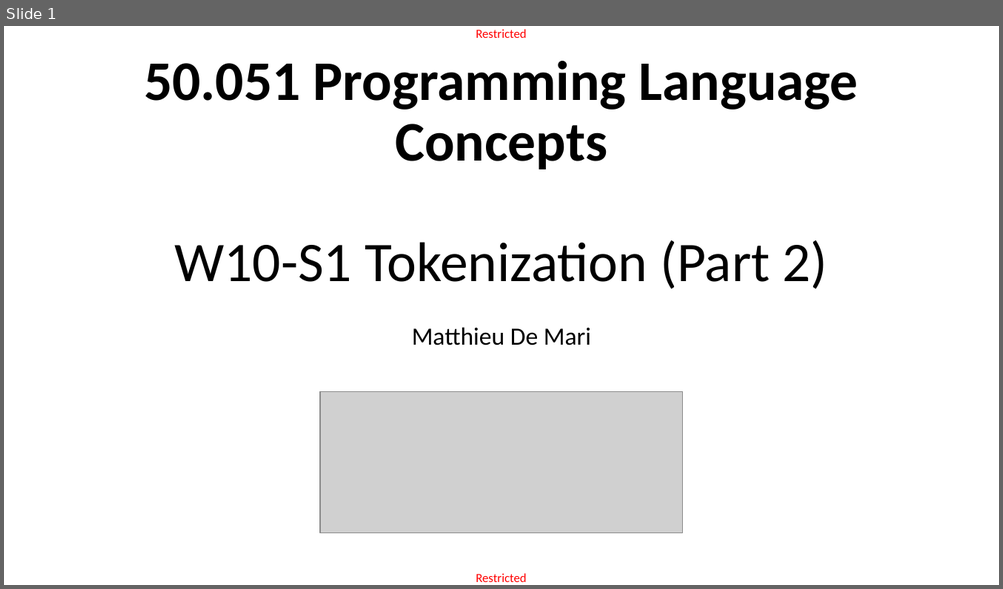
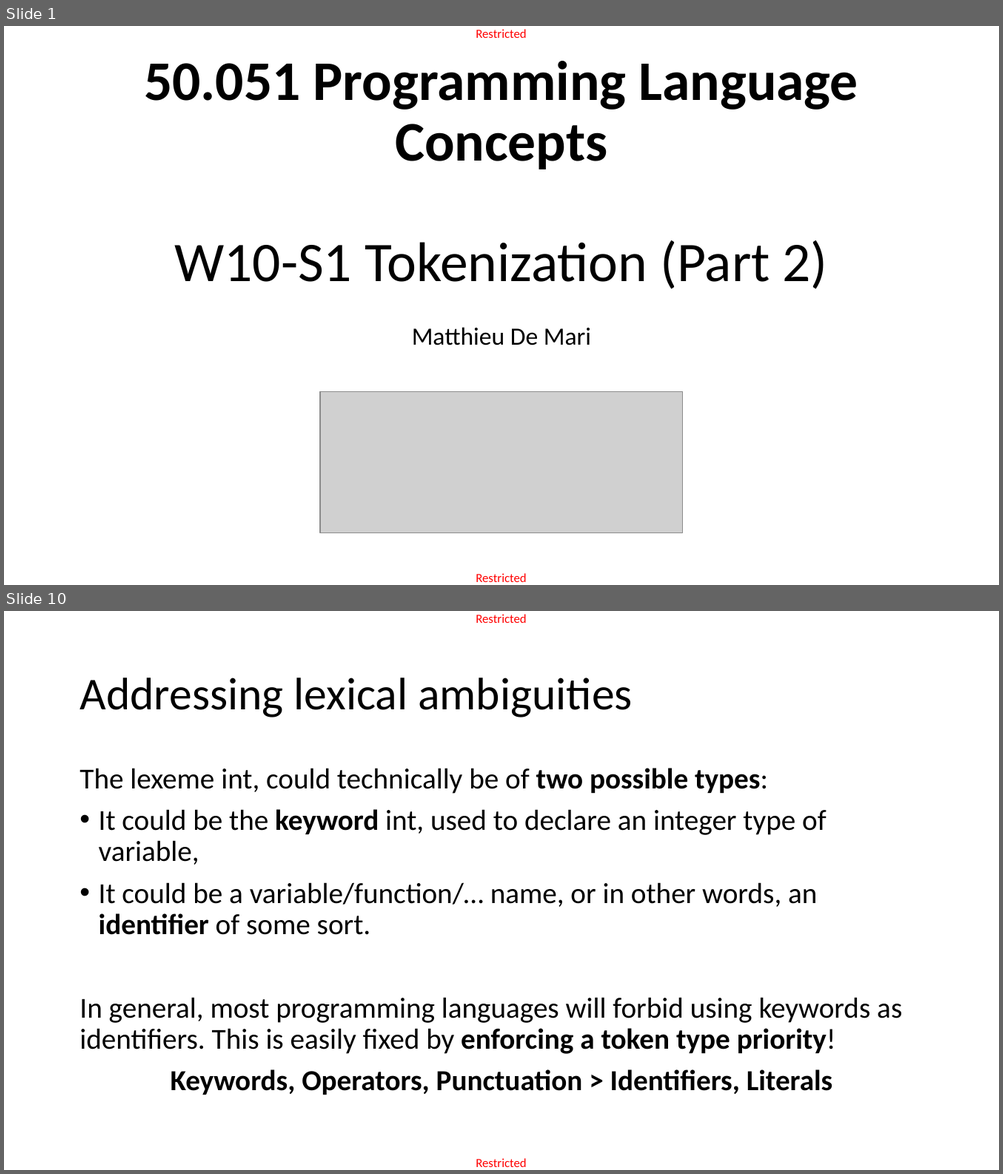
Before and after one commit to matthieudemari/SUTD_PLC_50_051, a slide deck: W10/W10S1/W10S1.pptx. Shown one above the other, each under a label of ours: slide 1 before the commit, slides 1 and 10 after it; the slides between them are not shown. The pictures are 1003x589 and 1003x1174 pixels, drawn with LibreOffice and Linux fonts; fonts in the diff are those of the drawing; grey boxes stand for pictures. Boxes give left, top, right and bottom in pixels: in the first picture for what was removed or moved away, otherwise in the second. Text is boxed around its words. In the diff, an @@ line names an element or a change of style, - is before the commit and + after.

```diff
--- a/W10/W10S1/W10S1.pptx
+++ b/W10/W10S1/W10S1.pptx
@@ slide 10 added at bbox=[4, 611, 999, 1170], background #FFFFFF; not listed: 2 template elements that a slide beside it also shows @@
@@ title added at bbox=[79, 678, 632, 718], 44 pt, text #000000 @@
+Addressing lexical ambiguities
@@ text added at bbox=[79, 768, 902, 1095], 28 pt, text #000000 @@
+The lexeme int, could technically be of two possible types:
+• It could be the keyword int, used to declare an integer type of variable,
+• It could be a variable/function/… name, or in other words, an identifier of some sort.
+In general, most programming languages will forbid using keywords as identifiers. This is easily fixed by enforcing a token type priority!
+Keywords, Operators, Punctuation > Identifiers, Literals
```
Also in this commit, not shown: 2 slides changed, 20 other slides added, 1 slide removed, 2 other files.
